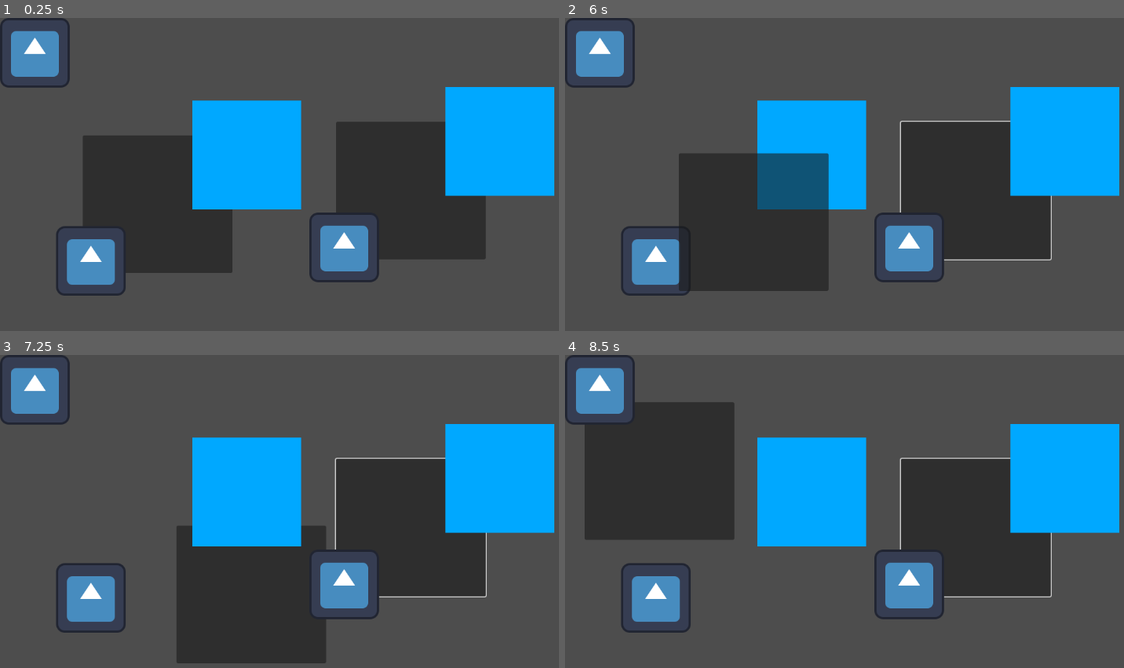
Above: before the commit, frames 1-4 (two rows, left to right).
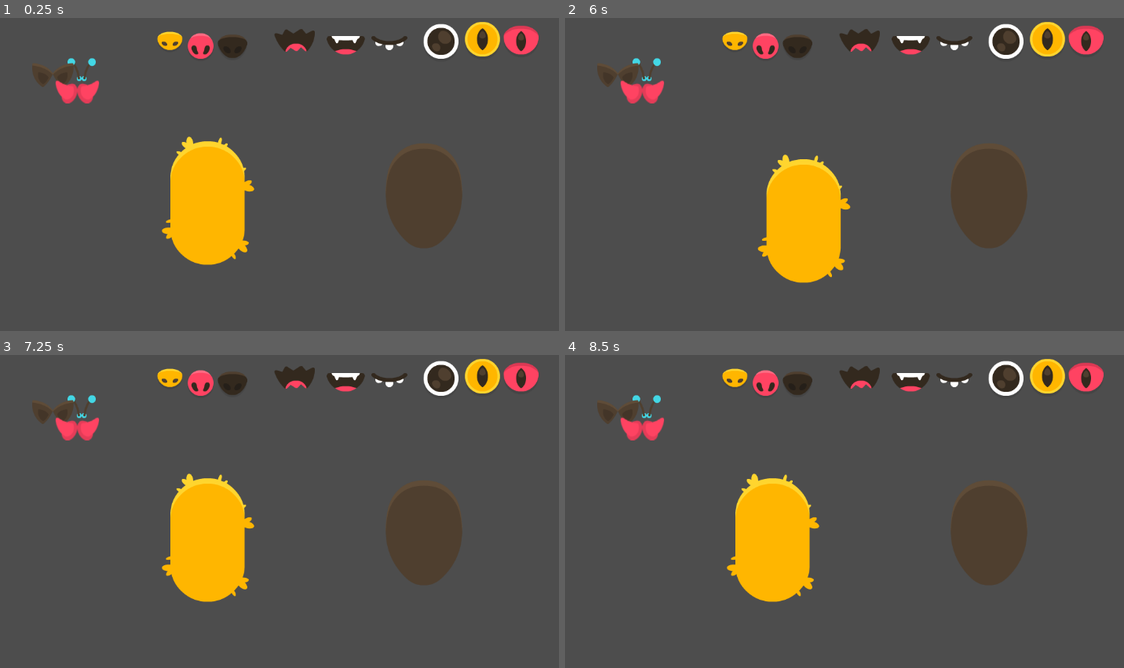
Above: after the commit, the same moments.

Repository: MDIVS/godot-drag-and-drop
Game: Godot game, scene res://demo.tscn
The game is run twice, just before and just after one commit, with the same random seed, the same clock (stepped at 60 frames per second) and the same inputs. Before the commit the project starts from res://example.tscn. The engine's default icon, where the game draws it, is replaced by a stand-in: a white triangle on a blue panel in a dark square.
Inputs (mouse positions are in pixels of both pictures, inside the frame that each line leads up to):
- Up to frame 1 (0.25 s): no input
- Up to frame 2 (6 s): click (721, 202) at 0.52 s; click (973, 190) at 1.27 s; click (721, 202) at 2.02 s; click (973, 190) at 2.77 s; click (721, 202) at 3.52 s; click (973, 190) at 4.27 s; tap Enter at 5 s; move the mouse to (1017, 177) at 5.02 s; click (1017, 177) at 5.17 s; tap Space at 5.75 s; drag from (755, 212) to (844, 265) at 5.77 s
- Up to frame 3 (7.25 s): move the mouse to (374, 455) at 6.52 s; click (374, 455) at 6.67 s
- Up to frame 4 (8.5 s): tap Enter at 7.25 s; drag from (844, 602) to (687, 477) at 7.27 s; move the mouse to (1068, 583) at 8.02 s; click (1068, 583) at 8.17 s

The runs differ from the first frame. In frame 1, 40% of the frame differs, in the area x 0-100%, y 0-89%; in frame 2, 41%; in frame 3, 42%; in frame 4, 45%.

Commit message:
added kenney monster demo

Diff:
--- /dev/null
+++ b/demo.tscn
@@ -0,0 +1,198 @@
+[gd_scene load_steps=16 format=3 uid="uid://bloqe2l5u4oke"]
+
+[ext_resource type="Texture2D" uid="uid://ckkj0by3djmpg" path="res://kenney_monster-builder-pack/body_yellowF.png" id="1_pbr5n"]
+[ext_resource type="Script" path="res://addons/draggable_control/draggable_control.gd" id="2_3j8al"]
+[ext_resource type="Texture2D" uid="uid://fx8blkhmooer" path="res://kenney_monster-builder-pack/body_darkC.png" id="3_aiycg"]
+[ext_resource type="Texture2D" uid="uid://dwka0nul2prct" path="res://kenney_monster-builder-pack/detail_blue_antenna_small.png" id="4_ju6sq"]
+[ext_resource type="Texture2D" uid="uid://0wcb2t6imf5q" path="res://kenney_monster-builder-pack/detail_dark_ear.png" id="5_58u8c"]
+[ext_resource type="Texture2D" uid="uid://dlboppr1ie4df" path="res://kenney_monster-builder-pack/detail_red_horn_small.png" id="6_ivuxd"]
+[ext_resource type="Texture2D" uid="uid://fhwclwk4f8xy" path="res://kenney_monster-builder-pack/eye_cute_light.png" id="7_a1nwt"]
+[ext_resource type="Texture2D" uid="uid://bnb1rsotl8ljq" path="res://kenney_monster-builder-pack/eye_red.png" id="8_a5l0h"]
+[ext_resource type="Texture2D" uid="uid://cp434w7e8xjyx" path="res://kenney_monster-builder-pack/eye_yellow.png" id="9_alvu6"]
+[ext_resource type="Texture2D" uid="uid://ckbonffqutyyn" path="res://kenney_monster-builder-pack/mouthB.png" id="10_dlr05"]
+[ext_resource type="Texture2D" uid="uid://8mxojqe8ekf3" path="res://kenney_monster-builder-pack/mouthI.png" id="11_m4ekd"]
+[ext_resource type="Texture2D" uid="uid://dd0pbqclyk5ou" path="res://kenney_monster-builder-pack/mouth_closed_teeth.png" id="12_lun22"]
+[ext_resource type="Texture2D" uid="uid://c4b708hctu8oa" path="res://kenney_monster-builder-pack/nose_brown.png" id="13_sigg8"]
+[ext_resource type="Texture2D" uid="uid://dgwhgahk1ptxk" path="res://kenney_monster-builder-pack/nose_red.png" id="14_4wokj"]
+[ext_resource type="Texture2D" uid="uid://bhng78vgkic5p" path="res://kenney_monster-builder-pack/nose_yellow.png" id="15_yr2cx"]
+
+[node name="MonsterBuilder" type="Control"]
+layout_mode = 3
+anchors_preset = 15
+anchor_right = 1.0
+anchor_bottom = 1.0
+offset_right = -1152.0
+offset_bottom = -648.0
+grow_horizontal = 2
+grow_vertical = 2
+
+[node name="YellowBody" type="TextureRect" parent="."]
+layout_mode = 0
+offset_left = 297.0
+offset_top = 218.0
+offset_right = 467.0
+offset_bottom = 454.0
+texture = ExtResource("1_pbr5n")
+script = ExtResource("2_3j8al")
+
+[node name="BrownBody" type="TextureRect" parent="."]
+layout_mode = 0
+offset_left = 708.0
+offset_top = 230.0
+offset_right = 849.0
+offset_bottom = 424.0
+texture = ExtResource("3_aiycg")
+script = ExtResource("2_3j8al")
+
+[node name="AntennaR" type="TextureRect" parent="."]
+layout_mode = 0
+offset_left = 150.0
+offset_top = 74.0
+offset_right = 176.0
+offset_bottom = 116.0
+texture = ExtResource("4_ju6sq")
+script = ExtResource("2_3j8al")
+drop_to_origin = false
+
+[node name="AntennaL" type="TextureRect" parent="."]
+layout_mode = 0
+offset_left = 150.0
+offset_top = 74.0
+offset_right = 176.0
+offset_bottom = 116.0
+scale = Vector2(-1, 1)
+texture = ExtResource("4_ju6sq")
+script = ExtResource("2_3j8al")
+drop_to_origin = false
+
+[node name="EarR" type="TextureRect" parent="."]
+layout_mode = 0
+offset_left = 97.0
+offset_top = 83.0
+offset_right = 135.0
+offset_bottom = 127.0
+texture = ExtResource("5_58u8c")
+script = ExtResource("2_3j8al")
+drop_to_origin = false
+
+[node name="EarL" type="TextureRect" parent="."]
+layout_mode = 0
+offset_left = 97.0
+offset_top = 83.0
+offset_right = 135.0
+offset_bottom = 127.0
+scale = Vector2(-1, 1)
+texture = ExtResource("5_58u8c")
+script = ExtResource("2_3j8al")
+drop_to_origin = false
+
+[node name="HornR" type="TextureRect" parent="."]
+layout_mode = 0
+offset_left = 142.0
+offset_top = 115.0
+offset_right = 182.0
+offset_bottom = 157.0
+texture = ExtResource("6_ivuxd")
+script = ExtResource("2_3j8al")
+drop_to_origin = false
+
+[node name="HornL" type="TextureRect" parent="."]
+layout_mode = 0
+offset_left = 142.0
+offset_top = 115.0
+offset_right = 182.0
+offset_bottom = 157.0
+scale = Vector2(-1, 1)
+texture = ExtResource("6_ivuxd")
+script = ExtResource("2_3j8al")
+drop_to_origin = false
+
+[node name="EyeBrown" type="TextureRect" parent="."]
+layout_mode = 0
+offset_left = 778.0
+offset_top = 11.0
+offset_right = 842.0
+offset_bottom = 80.0
+texture = ExtResource("7_a1nwt")
+script = ExtResource("2_3j8al")
+drop_to_origin = false
+
+[node name="EyeRed" type="TextureRect" parent="."]
+layout_mode = 0
+offset_left = 925.0
+offset_top = 14.0
+offset_right = 989.0
+offset_bottom = 72.0
+texture = ExtResource("8_a5l0h")
+script = ExtResource("2_3j8al")
+drop_to_origin = false
+
+[node name="EyeYellow" type="TextureRect" parent="."]
+layout_mode = 0
+offset_left = 854.0
+offset_top = 7.0
+offset_right = 918.0
+offset_bottom = 76.0
+texture = ExtResource("9_alvu6")
+script = ExtResource("2_3j8al")
+drop_to_origin = false
+
+[node name="Mouth1" type="TextureRect" parent="."]
+layout_mode = 0
+offset_left = 600.0
+offset_top = 33.0
+offset_right = 670.0
+offset_bottom = 67.0
+texture = ExtResource("10_dlr05")
+script = ExtResource("2_3j8al")
+drop_to_origin = false
+
+[node name="Mouth2" type="TextureRect" parent="."]
+layout_mode = 0
+offset_left = 504.0
+offset_top = 20.0
+offset_right = 578.0
+offset_bottom = 62.0
+texture = ExtResource("11_m4ekd")
+script = ExtResource("2_3j8al")
+drop_to_origin = false
+
+[node name="Mouth3" type="TextureRect" parent="."]
+layout_mode = 0
+offset_left = 682.0
+offset_top = 33.0
+offset_right = 748.0
+offset_bottom = 59.0
+texture = ExtResource("12_lun22")
+script = ExtResource("2_3j8al")
+drop_to_origin = false
+
+[node name="NoseBrown" type="TextureRect" parent="."]
+layout_mode = 0
+offset_left = 400.0
+offset_top = 30.0
+offset_right = 454.0
+offset_bottom = 78.0
+texture = ExtResource("13_sigg8")
+script = ExtResource("2_3j8al")
+drop_to_origin = false
+
+[node name="NoseRed" type="TextureRect" parent="."]
+layout_mode = 0
+offset_left = 345.0
+offset_top = 28.0
+offset_right = 392.0
+offset_bottom = 79.0
+texture = ExtResource("14_4wokj")
+script = ExtResource("2_3j8al")
+drop_to_origin = false
+
+[node name="NoseYellow" type="TextureRect" parent="."]
+layout_mode = 0
+offset_left = 289.0
+offset_top = 25.0
+offset_right = 335.0
+offset_bottom = 63.0
+texture = ExtResource("15_yr2cx")
+script = ExtResource("2_3j8al")
+drop_to_origin = false
--- a/project.godot
+++ b/project.godot
@@ -11,10 +11,10 @@
 [application]
 
 config/name="Drag and Drop"
-run/main_scene="res://example.tscn"
+run/main_scene="res://demo.tscn"
 config/features=PackedStringArray("4.3", "Forward Plus")
 config/icon="res://icon.svg"
 
 [editor_plugins]
 
-enabled=PackedStringArray("res://addons/draggable_control/plugin.cfg", "res://addons/draggable_control_node/plugin.cfg")
+enabled=PackedStringArray("res://addons/draggable_control/plugin.cfg")
Binary file added: kenney_monster-builder-pack/body_darkC.png
Not shown, added: kenney_monster-builder-pack/body_darkC.png.import
Binary file added: kenney_monster-builder-pack/body_yellowF.png
Not shown, added: kenney_monster-builder-pack/body_yellowF.png.import
Binary file added: kenney_monster-builder-pack/detail_blue_antenna_small.png
Not shown, added: kenney_monster-builder-pack/detail_blue_antenna_small.png.import
Binary file added: kenney_monster-builder-pack/detail_dark_ear.png
Not shown, added: kenney_monster-builder-pack/detail_dark_ear.png.import
Binary file added: kenney_monster-builder-pack/detail_red_horn_small.png
Not shown, added: kenney_monster-builder-pack/detail_red_horn_small.png.import
Binary file added: kenney_monster-builder-pack/eye_cute_light.png
Not shown, added: kenney_monster-builder-pack/eye_cute_light.png.import
(and 19 more such lines)
